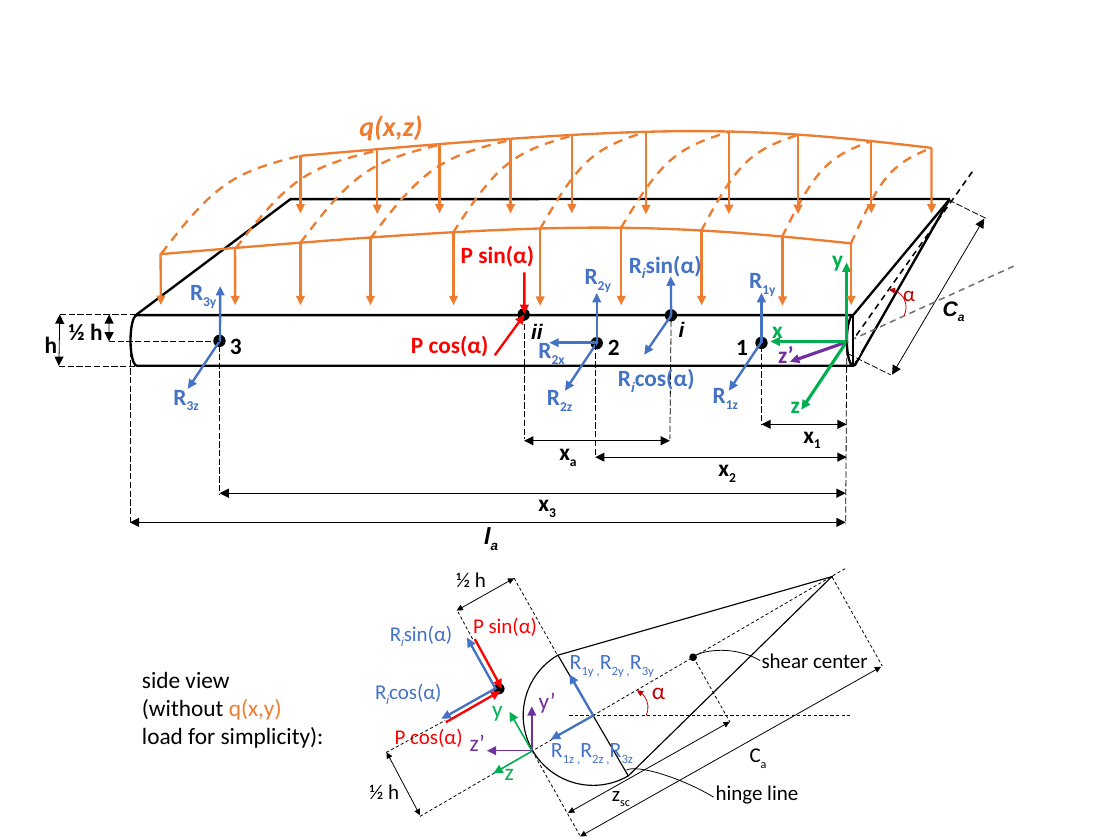
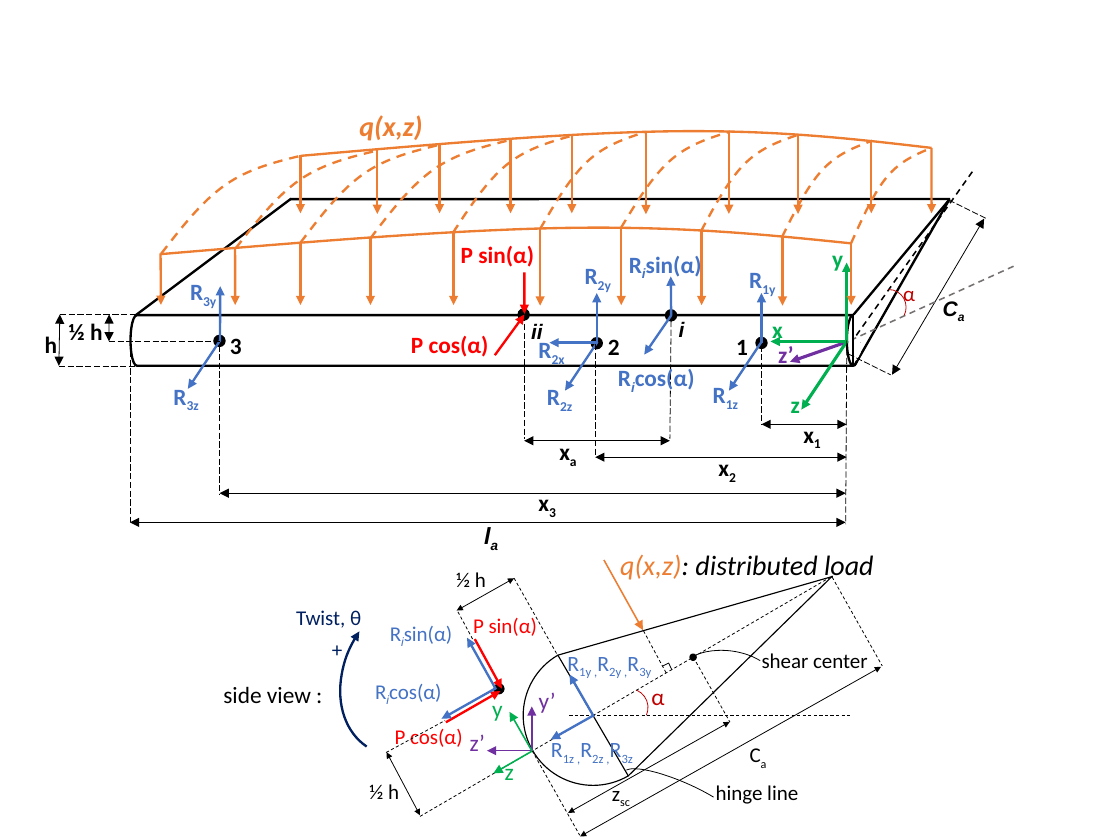
Before and after one commit to mitta64/Group-A28-SVV-assignment, a slide deck: slide 1 of FBD.pptx. Drawn at 1120x840 pixels with LibreOffice and Linux fonts; fonts in the diff are those of the drawing. Boxes give left, top, right and bottom in pixels: in the first picture for what was removed or moved away, otherwise in the second. Text is boxed around its words. In the diff, an @@ line names an element or a change of style, - is before the commit and + after.

```diff
--- a/FBD.pptx
+++ b/FBD.pptx
@@ arc (boxed as its full ellipse) added at (308, 555, 527, 785), outline #002060 1.5 pt @@
@@ arrow added from (604, 560) to (643, 631), #ED7D31 1 pt @@
@@ text added at (620, 554, 874, 581), 18 pt, text #000000, italic @@
+q(x,z): distributed load
@@ line moved from (420, 816) - (846, 568) to (420, 816) - (832, 576) @@
@@ text added at (296, 610, 361, 628), 13.5 pt, text #002060 @@
+Twist, θ
@@ text added at (320, 632, 414, 669), 13.5 pt, text #002060 @@
++
@@ line added from (644, 631) to (666, 673), #000000 0.5 pt dashed @@
@@ text at (223, 686, 311, 703): text changed @@
-side view
-(without q(x,y) load for simplicity):
+side view :
@@ text "α" rewrapped from (652, 679, 665, 699) to (651, 693, 664, 705) @@
@@ corner added at (662, 663, 671, 672), fill #4472C4, outline #000000 0.5 pt @@
```
Also in this commit, not shown: 3 other files.
